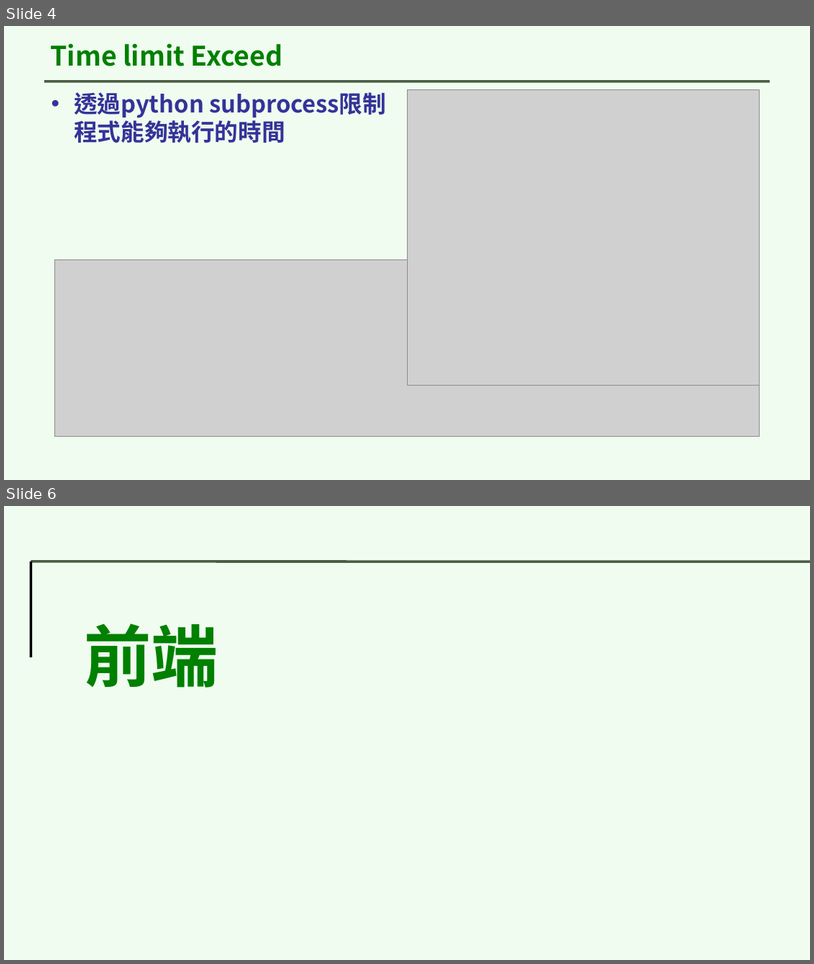
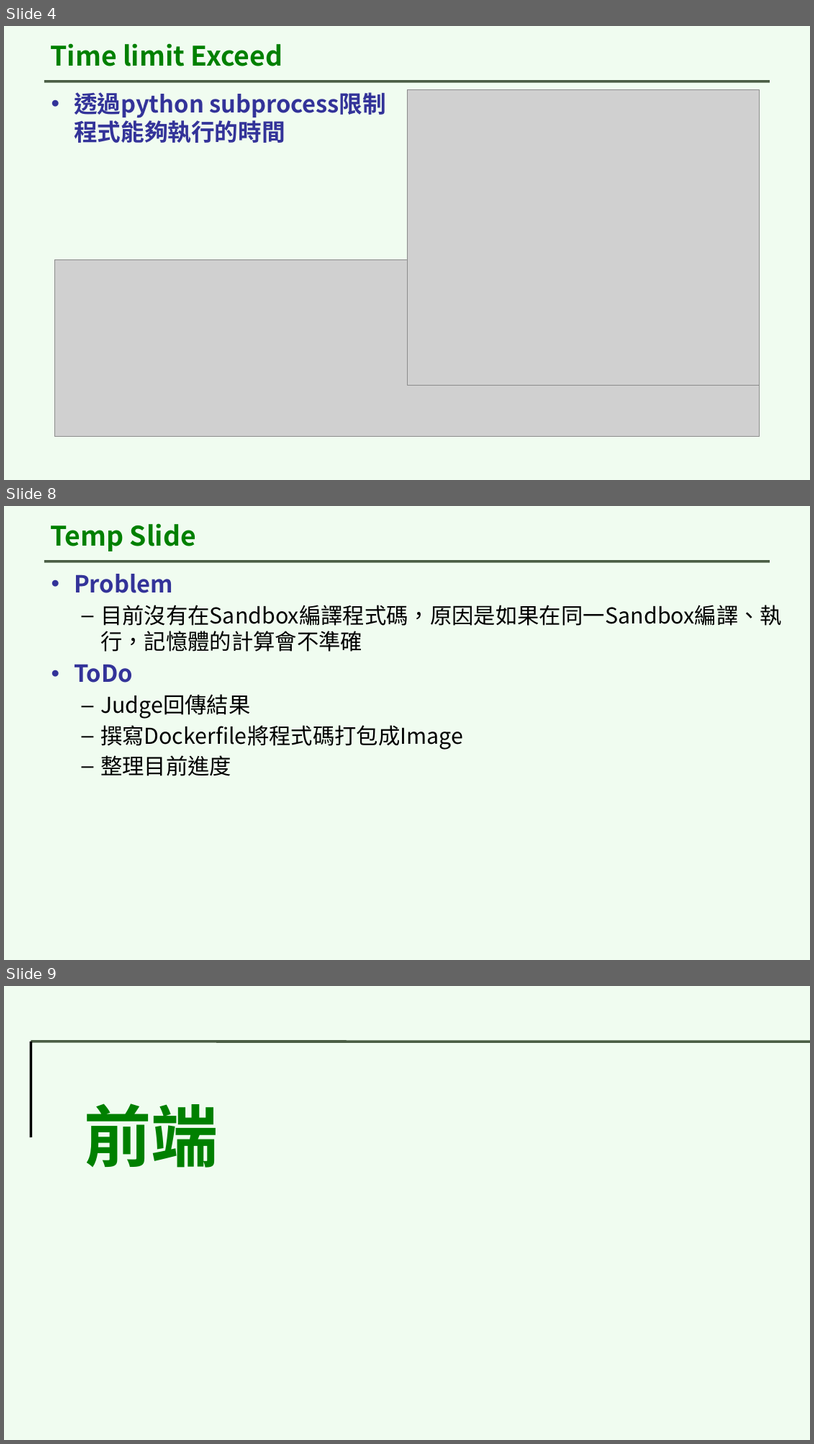
Before and after one commit to youmin1017/logseq, a slide deck: assets/解題平台.pptx. Shown one above the other, each under a label of ours: slides 4 and 6 before the commit, slides 4, 8 and 9 after it; the slides between them are not shown. The pictures are 814x964 and 814x1444 pixels, drawn with LibreOffice and Linux fonts; fonts in the diff are those of the drawing; grey boxes stand for pictures; background and template pictures are left out. Boxes give left, top, right and bottom in pixels: in the first picture for what was removed or moved away, otherwise in the second. Text is boxed around its words. In the diff, an @@ line names an element or a change of style, - is before the commit and + after.

```diff
--- a/assets/解題平台.pptx
+++ b/assets/解題平台.pptx
@@ slide 8 added at [4, 506, 810, 960], background picture (left out); not listed: 1 template element that a slide beside it also shows @@
@@ title added at [50, 523, 196, 551], 32 pt, text #008000, bold @@
+Temp Slide
@@ text added at [74, 574, 782, 776], 26 pt, text #000000 @@
+• Problem
+  – 目前沒有在Sandbox編譯程式碼，原因是如果在同一Sandbox編譯、執行，記憶體的計算會不準確
+• ToDo
+  – Judge回傳結果
+  – 撰寫Dockerfile將程式碼打包成Image
+  – 整理目前進度
@@ what was slide 6 is now slide 9 @@
```
Also in this commit, not shown: 3 other slides added, 1 slide removed.
